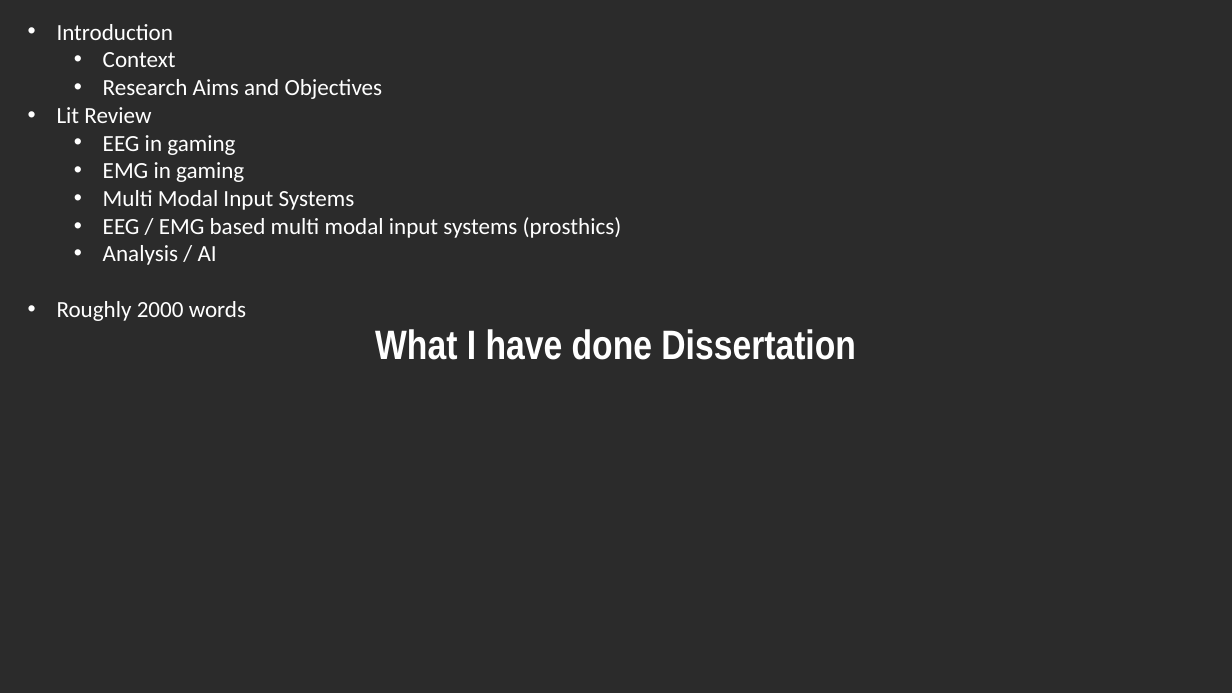
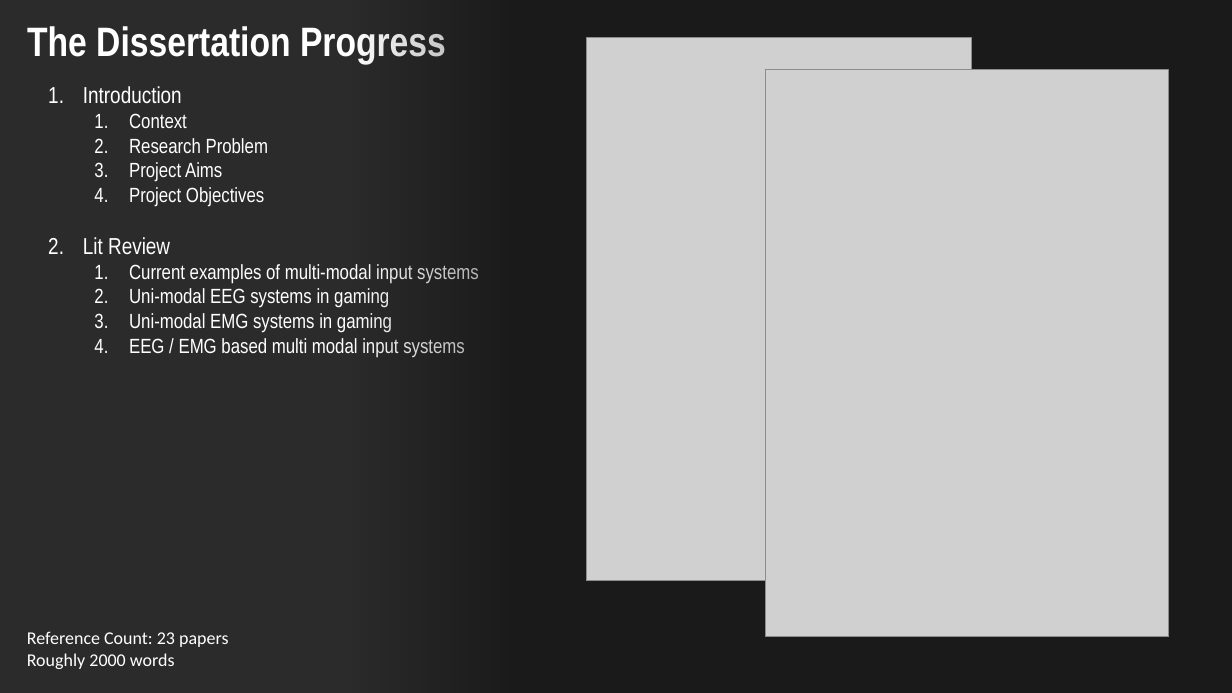
Before and after one commit to Keiishkii/Final-Year-Project, a slide deck: slide 3 of - Presentations/Final Year Project - Progress Presentation.pptx (slide 4 before the commit). Drawn at 1232x693 pixels with LibreOffice and Linux fonts; fonts in the diff are those of the drawing; grey boxes stand for pictures; background and template pictures are left out; a plain dark background stands for a picture behind light text. Boxes give left, top, right and bottom in pixels: in the first picture for what was removed or moved away, otherwise in the second. Text is boxed around its words. In the diff, an @@ line names an element or a change of style, - is before the commit and + after.

Commit message:
Dissertation intro draft finished - power point also about 50%

```diff
--- a/- Presentations/Final Year Project - Progress Presentation.pptx
+++ b/- Presentations/Final Year Project - Progress Presentation.pptx
@@ text "The Dissertation Progress" at [27,26,446,64]: vertical alignment middle to top @@
@@ text at [27,26,446,64]: text changed @@
-What I have done Dissertation
+The Dissertation Progress
@@ rectangle added at [351,0,1232,693], fill gradient #000000 @@
@@ picture added at [586,38,971,581] @@
@@ text "Introduction": place and size @@
-text "Introduction" at [57,24,622,321]
+text "Introduction" at [83,86,479,357]
@@ text at [83,86,187,254]: font Calibri to Arial Narrow in "Introduction", "Context", "Lit Review"; size 18 to 16 pt in "Context"; bullet • to 1. @@
@@ picture added at [766,70,1169,638] @@
@@ text at [129,138,268,206]: text changed; size 18 to 16 pt; font Calibri to Arial Narrow @@
-  • Research Aims and Objectives
+  2. Research Problem
+  3. Project Aims
+  4. Project Objectives
@@ text at [129,264,479,357]: text changed; size 18 to 16 pt; font Calibri to Arial Narrow @@
-  • EEG in gaming
-  • EMG in gaming
-  • Multi Modal Input Systems
-  • EEG / EMG based multi modal input systems (prosthics)
-  • Analysis / AI
-• Roughly 2000 words
+  1. Current examples of multi-modal input systems
+  2. Uni-modal EEG systems in gaming
+  3. Uni-modal EMG systems in gaming
+  4. EEG / EMG based multi modal input systems
@@ text added at [27,631,228,669], 14 pt, text #FFFFFF @@
+Reference Count: 23 papers
+Roughly 2000 words
```
Also in this commit, not shown: 2 other slides changed, 3 slides added, 3 slides removed, 9 other files.
